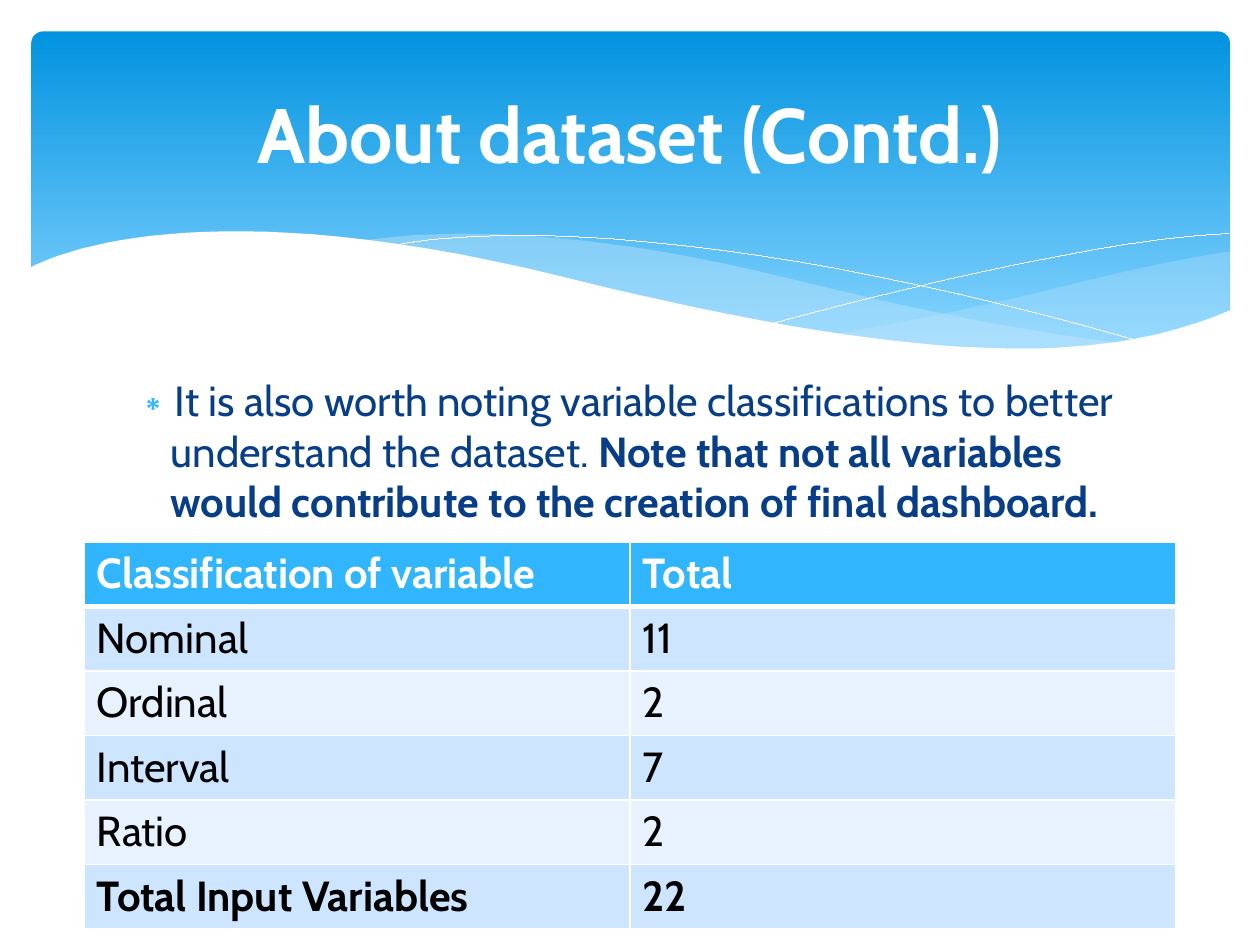
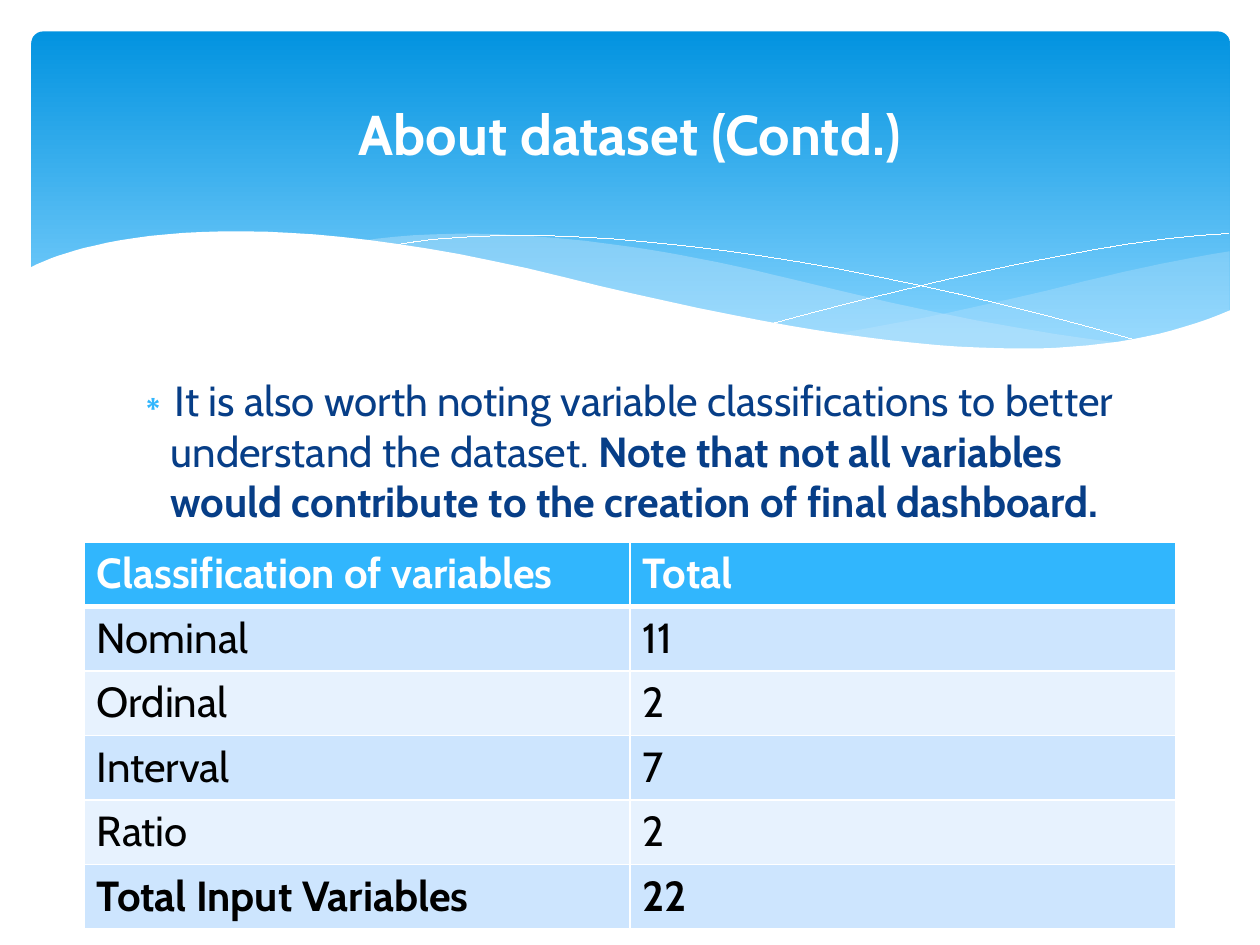
Before and after one commit to sshah1982/Tableau_Dashboards, a slide deck: slide 11 of Credit Card Fraud Analytics Dashboard/presentation/Credit_Card_Fraud_Analytics.pptx. Drawn at 1260x945 pixels with LibreOffice and Linux fonts; fonts in the diff are those of the drawing. Boxes give left, top, right and bottom in pixels: in the first picture for what was removed or moved away, otherwise in the second. Text is boxed around its words. In the diff, an @@ line names an element or a change of style, - is before the commit and + after.

```diff
--- a/Credit Card Fraud Analytics Dashboard/presentation/Credit_Card_Fraud_Analytics.pptx
+++ b/Credit Card Fraud Analytics Dashboard/presentation/Credit_Card_Fraud_Analytics.pptx
@@ title "About dataset (Contd.)" at [359, 113, 901, 163]: size 44 to 32 pt @@
@@ table at [84, 542, 1176, 929] @@
-row 1, column 1: Classification of variable
+row 1, column 1: Classification of variables
```
Also in this commit, not shown: 6 other slides changed.
